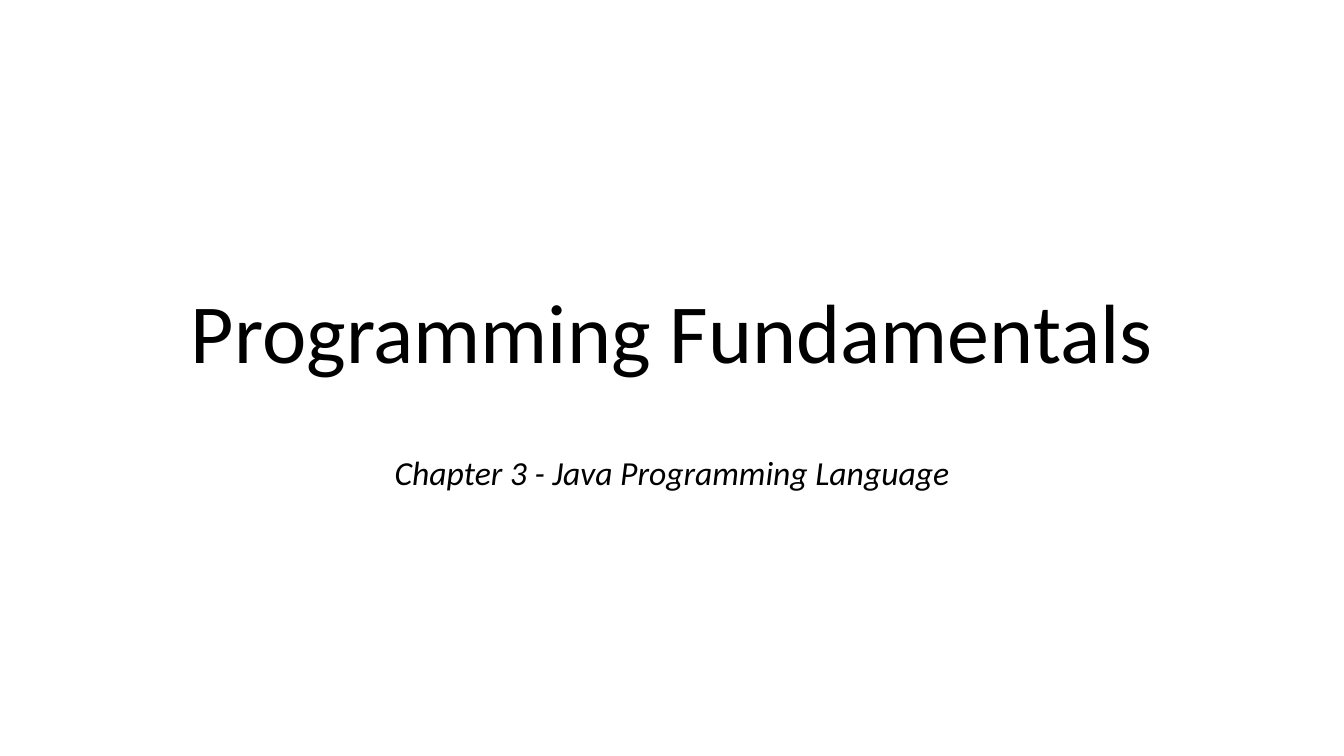
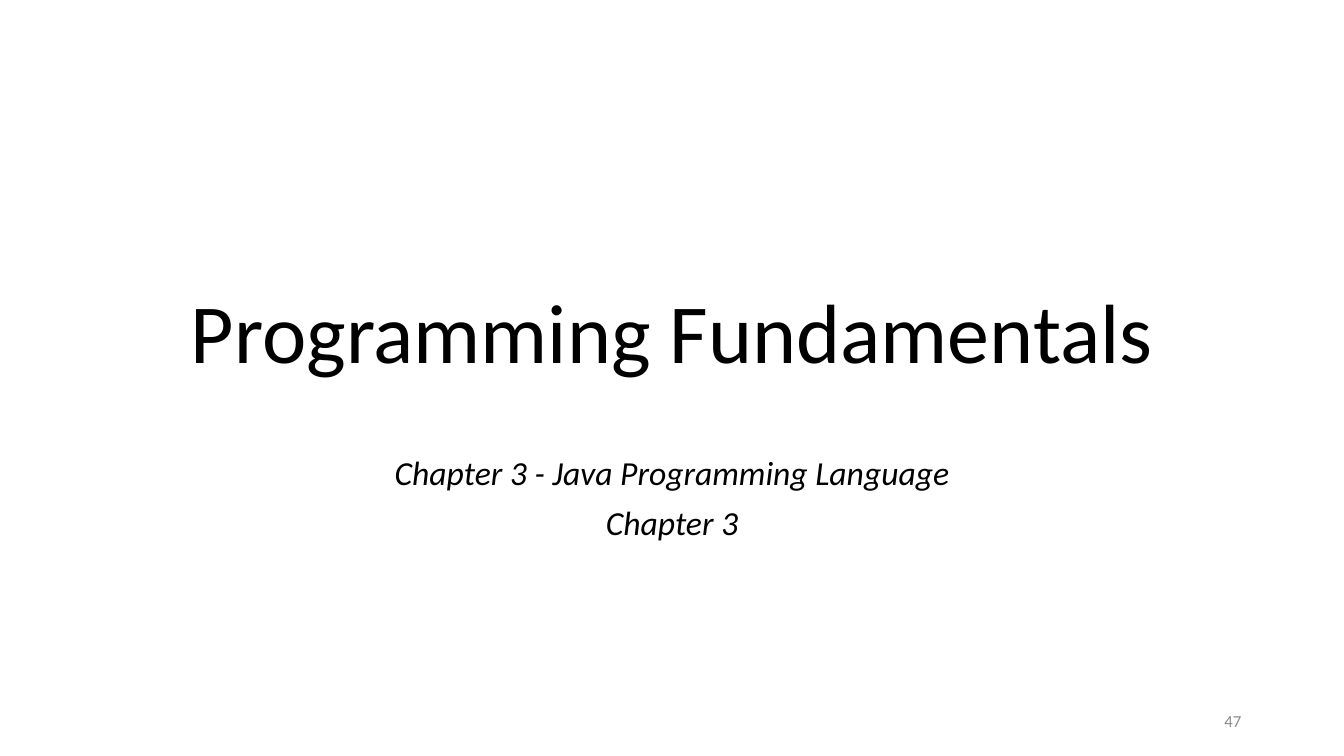
Before and after one commit to karzanosman/java, a slide deck: slide 1 of 03-Programming Fundamentals.pptx. Drawn at 1344x756 pixels with LibreOffice and Linux fonts; fonts in the diff are those of the drawing. Boxes give left, top, right and bottom in pixels: in the first picture for what was removed or moved away, otherwise in the second. Text is boxed around its words. In the diff, an @@ line names an element or a change of style, - is before the commit and + after.

```diff
--- a/03-Programming Fundamentals.pptx
+++ b/03-Programming Fundamentals.pptx
@@ subtitle at [606,511,738,541]: paragraph added @@
+Chapter 3
@@ page number added at [1224,716,1241,727], 12 pt, text #8C8C8C @@
+47
```
Also in this commit, not shown: 23 other slides changed, 2 other files.
